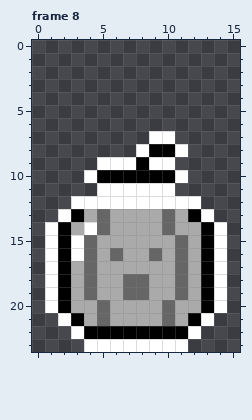
File history of a pixel-art file, assets/towers.aseprite. This is how it looked before the edit.
16x24 pixels, 8 frames. Shown: frame 8. The commit also changed other frames, which this record leaves out.
After:
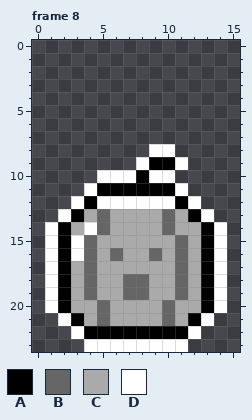
Palette (. is transparent): A #000000  B #666666  C #aaaaaa  D #ffffff
The exact change:
Changed rows in their new state; - is an unchanged pixel.
Frame 8:
first column x 4:
 7 -----..-
 8 ----.DD.
 9 -...DAAD
10 .DDD-DD.
11 DAAAAAAD
12 A------A
Where, in picture pixels (left, top, right, bottom), the same in both pictures:
changed: (84, 131, 188, 209)
